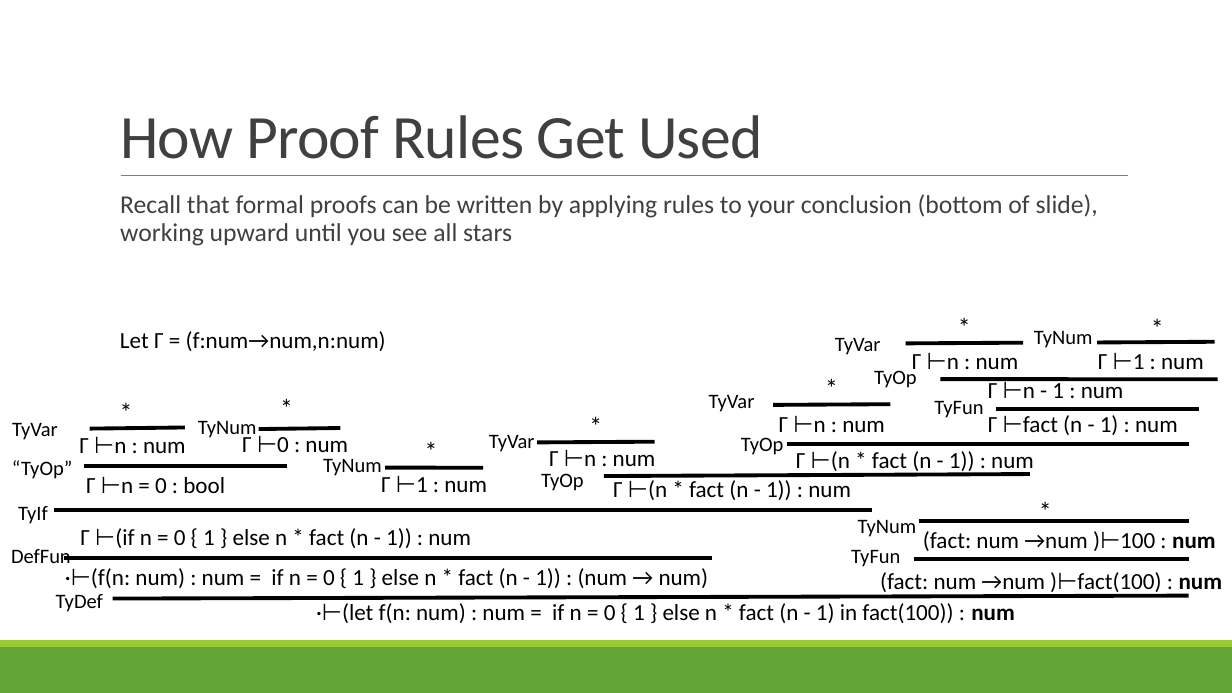
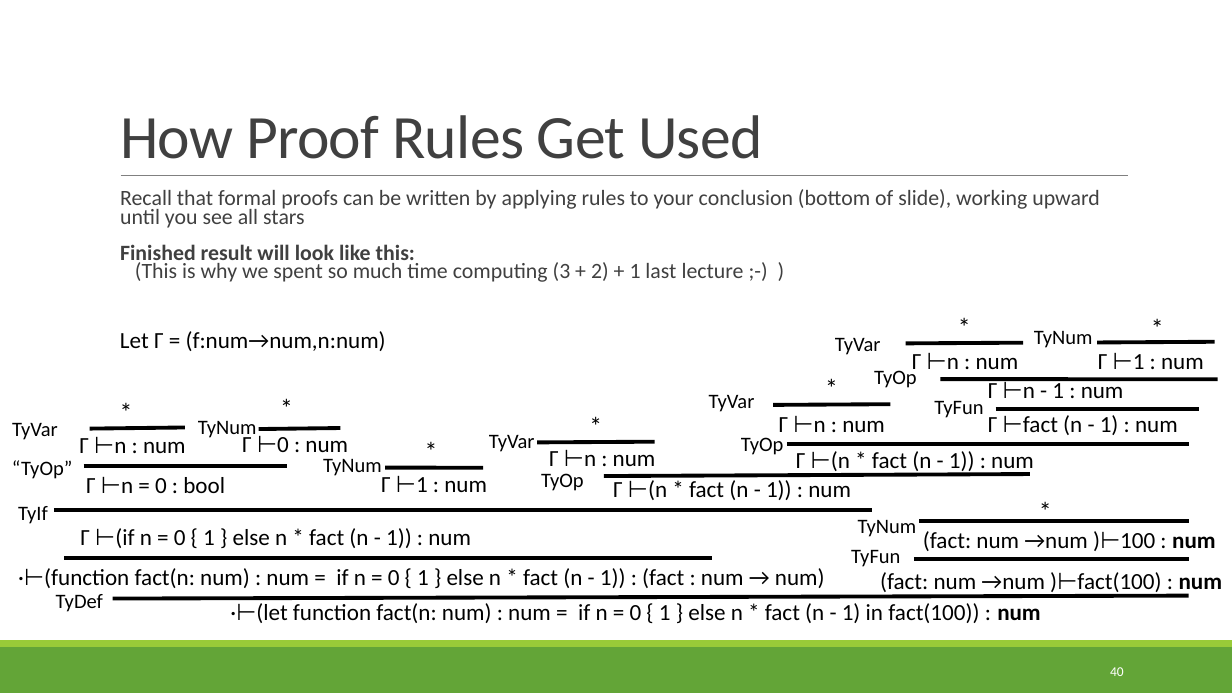
Before and after one commit to rbohrer/pl-course, a slide deck: slide 40 of LectureSlides/07Types.pptx (slide 51 before the commit). Drawn at 1232x693 pixels with LibreOffice and Linux fonts; fonts in the diff are those of the drawing. Boxes give left, top, right and bottom in pixels: in the first picture for what was removed or moved away, otherwise in the second. Text is boxed around its words. In the diff, an @@ line names an element or a change of style, - is before the commit and + after.

```diff
--- a/LectureSlides/07Types.pptx
+++ b/LectureSlides/07Types.pptx
@@ text at (x1=120, y1=189, x2=1099, y2=228): size 20 to 17 pt in "Recall that formal proofs can be written ..."; line spacing 0.9 to 0.7 @@
@@ text at (x1=120, y1=244, x2=744, y2=282): paragraph added @@
+  Finished result will look like this:
+  (This is why we spent so much time computing (3 + 2) + 1 last lecture ;-) )
@@ text removed at (x1=11, y1=549, x2=71, y2=563) @@
-DefFun
@@ text at (x1=44, y1=568, x2=825, y2=588): text changed @@
-·⊢(f(n: num) : num = if n = 0 { 1 } else n * fact (n - 1)) : (num → num)
+·⊢(function fact(n: num) : num = if n = 0 { 1 } else n * fact (n - 1)) : (fact : num → num)
@@ text at (x1=256, y1=603, x2=1041, y2=623): text changed @@
-·⊢(let f(n: num) : num = if n = 0 { 1 } else n * fact (n - 1) in fact(100)) : num
+·⊢(let function fact(n: num) : num = if n = 0 { 1 } else n * fact (n - 1) in fact(100)) : num
@@ page number added at (x1=1110, y1=667, x2=1124, y2=676), 10.5 pt, text #FFFFFF @@
+40
```
Also in this commit, not shown: 70 other slides changed, 1 slide removed.
